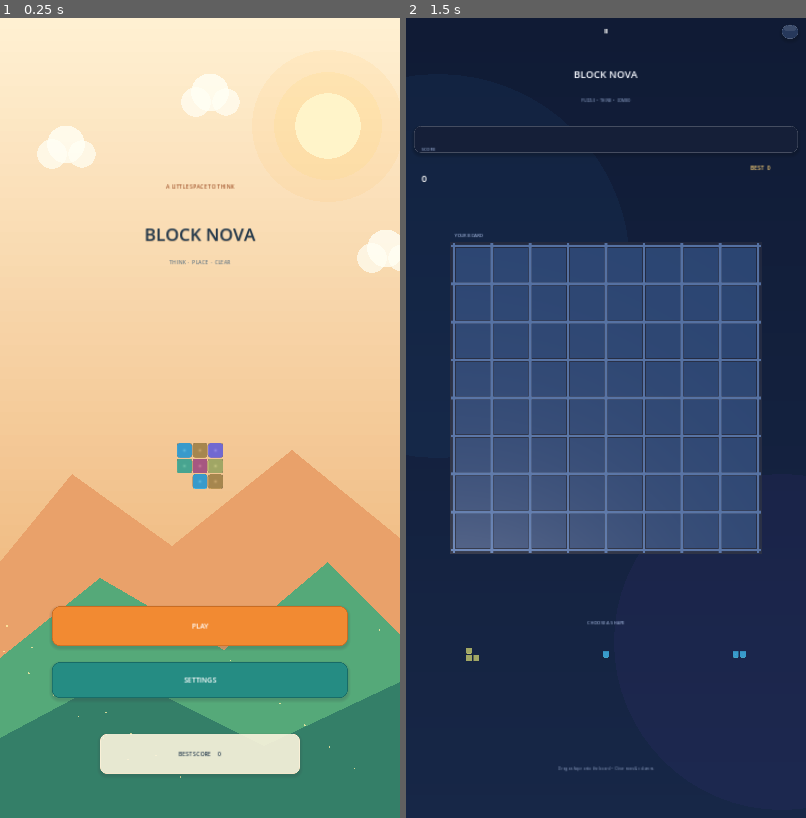
Above: before the commit, frames 1-2 (left to right).
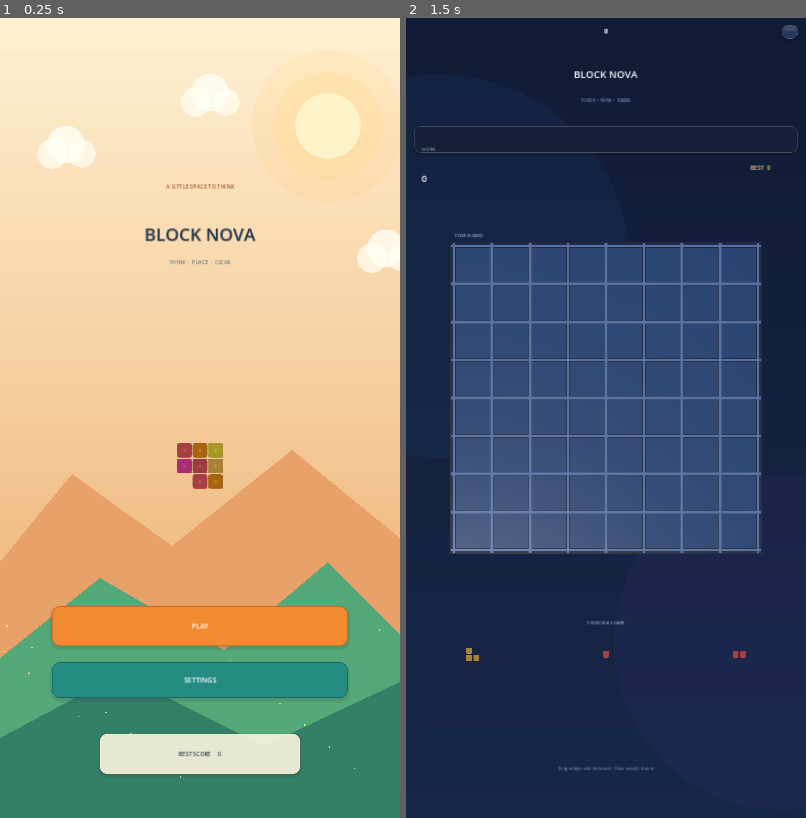
Above: after the commit, the same moments.

Repository: mahdialloui01-art/BlockNova
Game: Godot game, scene res://scenes/main.tscn
The game is run twice, just before and just after one commit, with the same random seed, the same clock (stepped at 60 frames per second) and the same inputs.
Inputs (mouse positions are in pixels of both pictures, inside the frame that each line leads up to):
- Up to frame 1 (0.25 s): no input
- Up to frame 2 (1.5 s): click "PLAY" at 0.5 s; tap Enter at 1.25 s; move the mouse to (694, 378) at 1.27 s; click (694, 378) at 1.42 s

The runs differ from the first frame. In frame 1, 0.5% of the frame differs, in the area x 44-56%, y 53-59%; in frame 2, less than 0.1%.

Commit message:
Give BlockNova cubes vivid warm colors

Diff:
--- a/scripts/main.gd
+++ b/scripts/main.gd
@@ -1,9 +1,11 @@
 extends Control
 
 const GRID := 8
+# High-saturation warm palette: vivid coral, tangerine, golden yellow,
+# hot pink, scarlet and bright apricot. Keep each hue distinct on the dark board.
 const COLORS := [
-	Color("#48D7F2"), Color("#FFB84D"), Color("#A78BFA"),
-	Color("#62E6A5"), Color("#FF6F91"), Color("#F5E96B")
+	Color("#FF4B3E"), Color("#FF8500"), Color("#FFD21C"),
+	Color("#FF2F78"), Color("#F04438"), Color("#FFB02E")
 ]
 const SHAPES := [
 	[Vector2i(0,0)],
